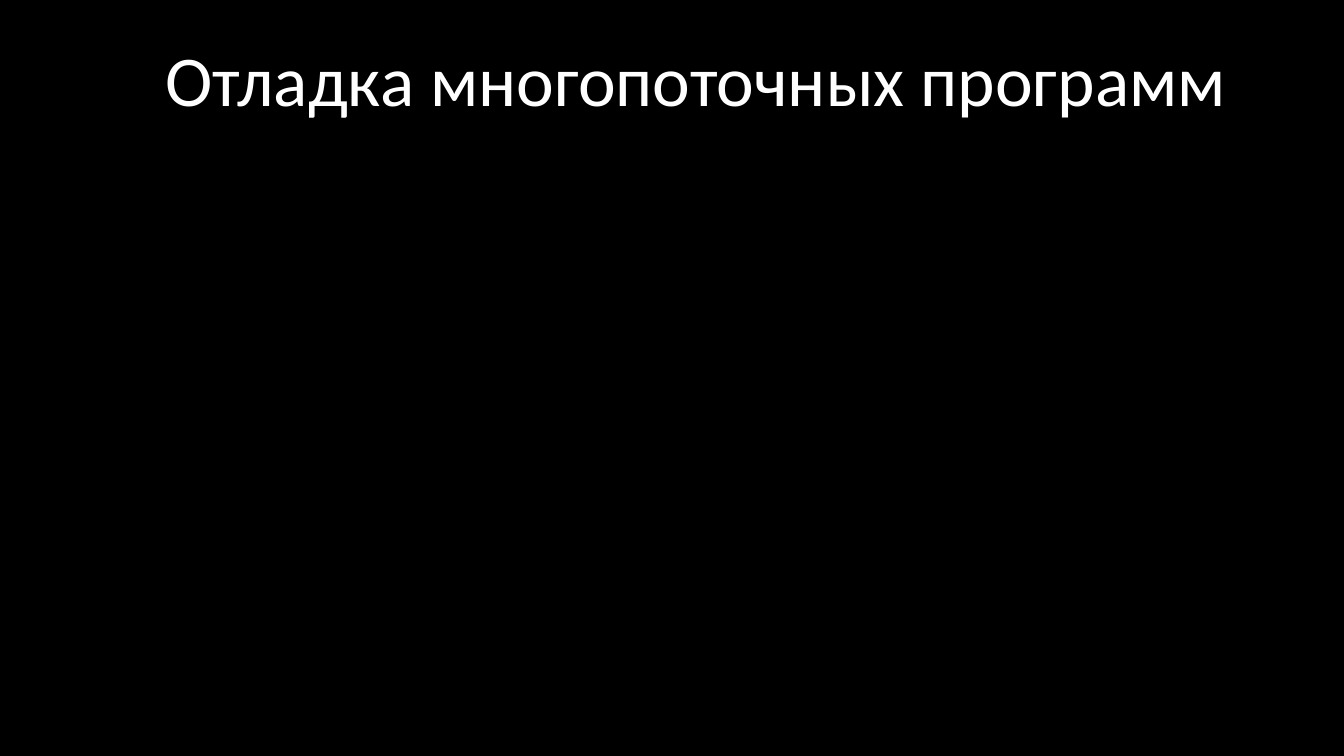
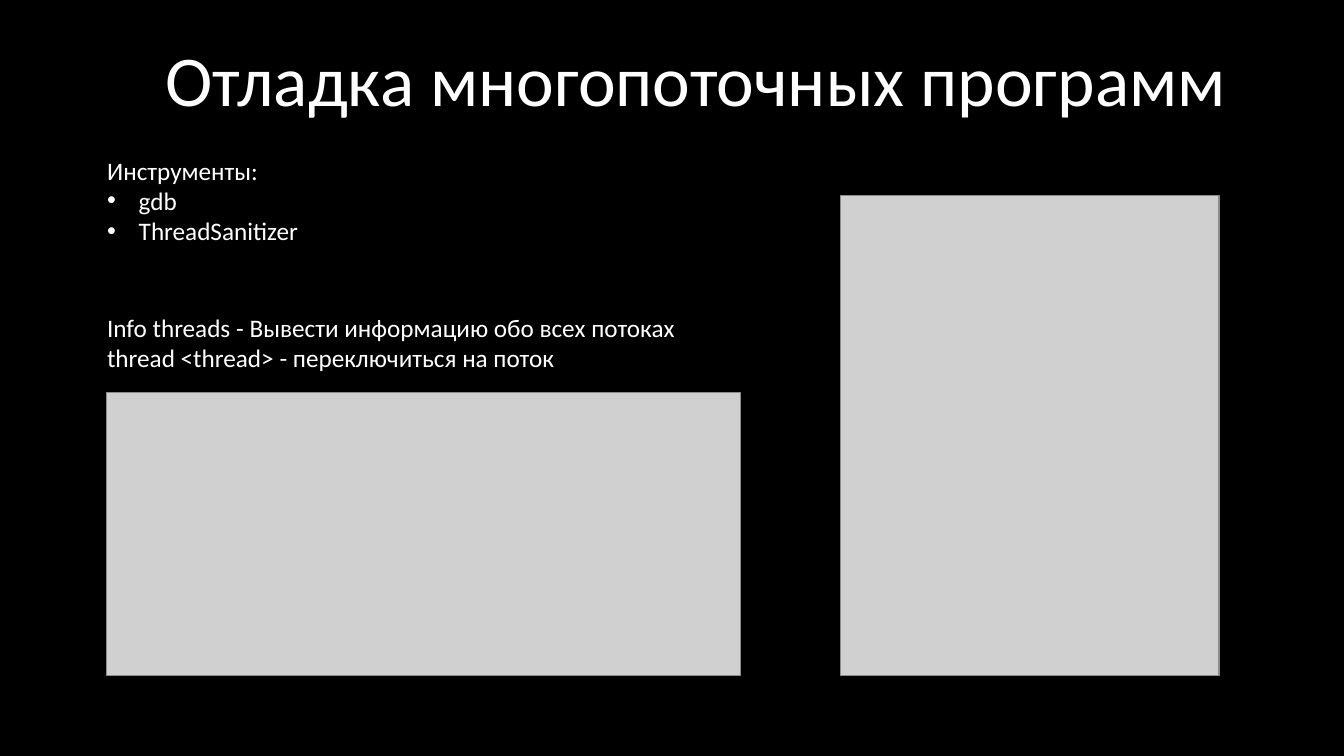
Before and after one commit to kruffka/C-Programming, a slide deck: slide 23 of 2024-2025/threads/6_threads.pptx. Drawn at 1344x756 pixels with LibreOffice and Linux fonts; fonts in the diff are those of the drawing; grey boxes stand for pictures. Boxes give left, top, right and bottom in pixels: in the first picture for what was removed or moved away, otherwise in the second. Text is boxed around its words. In the diff, an @@ line names an element or a change of style, - is before the commit and + after.

Commit message:
Слайды по потокам

```diff
--- a/2024-2025/threads/6_threads.pptx
+++ b/2024-2025/threads/6_threads.pptx
@@ text added at <box>107,163,298,241</box>, 18 pt, text #FFFFFF @@
+Инструменты:
+• gdb
+• ThreadSanitizer
@@ picture added at <box>841,196,1220,676</box> @@
@@ text added at <box>107,319,674,371</box>, 18 pt, text #FFFFFF @@
+Info threads - Вывести информацию обо всех потоках
+thread <thread> - переключиться на поток
@@ picture added at <box>107,392,741,676</box> @@
```
Also in this commit, not shown: 3 other slides changed.
